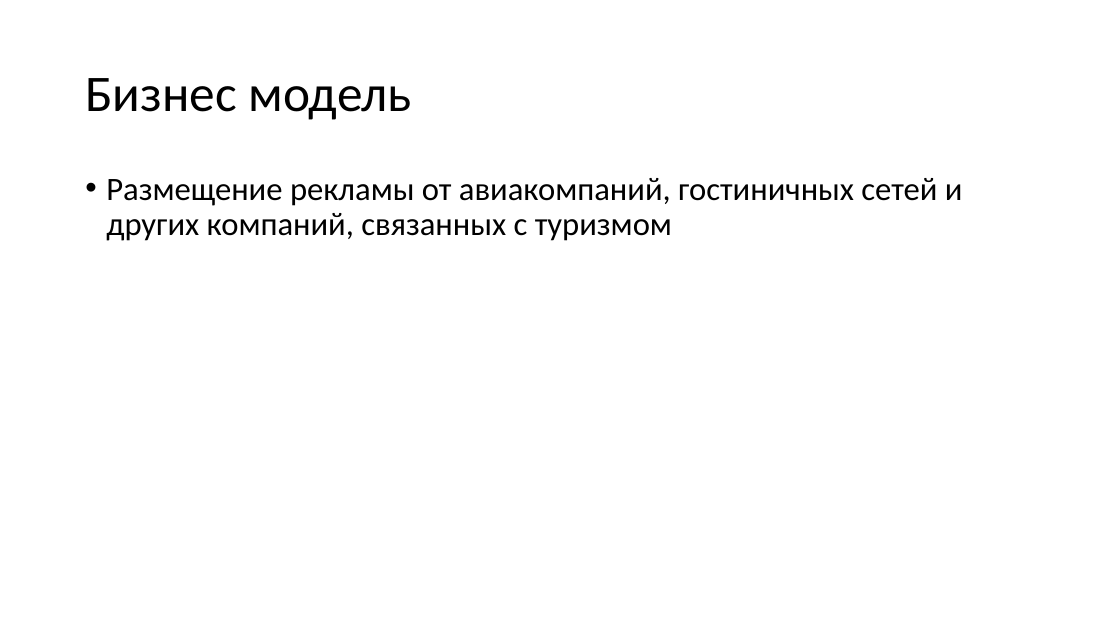
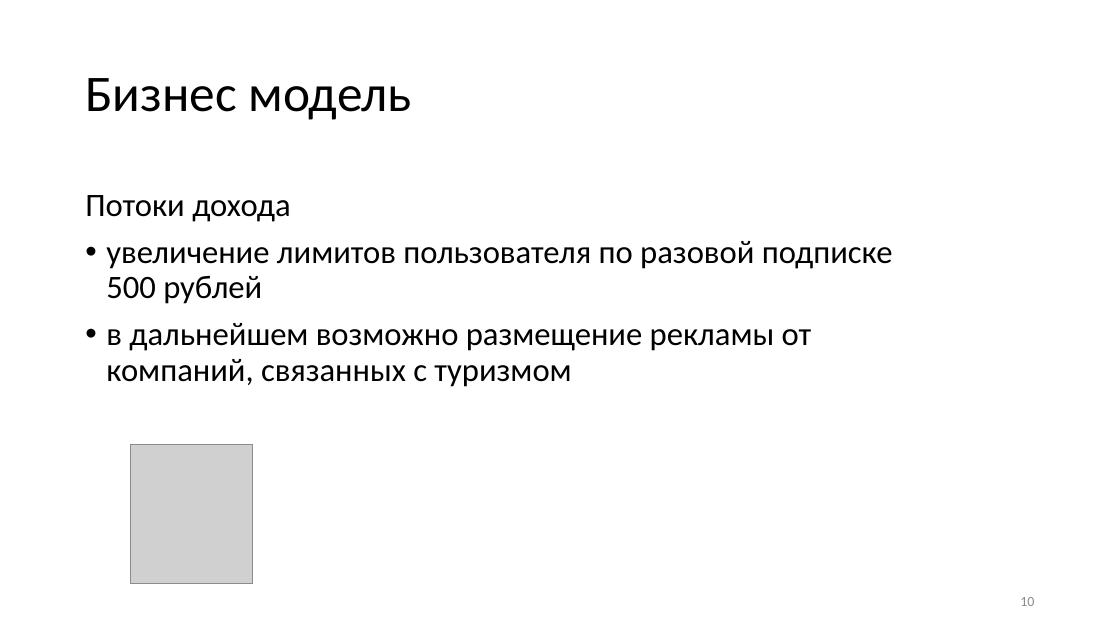
Before and after one commit to egoistique/TravelWithFriends, a slide deck: slide 10 of documentation/Презентация.pptx (slide 11 before the commit). Drawn at 1120x630 pixels with LibreOffice and Linux fonts; fonts in the diff are those of the drawing; grey boxes stand for pictures. Boxes give left, top, right and bottom in pixels: in the first picture for what was removed or moved away, otherwise in the second. Text is boxed around its words. In the diff, an @@ line names an element or a change of style, - is before the commit and + after.

```diff
--- a/documentation/Презентация.pptx
+++ b/documentation/Презентация.pptx
@@ text at [85,195,893,387]: text changed @@
-• Размещение рекламы от авиакомпаний, гостиничных сетей и других компаний, связанных с туризмом
+Потоки дохода
+• увеличение лимитов пользователя по разовой подписке 500 рублей
+• в дальнейшем возможно размещение рекламы от компаний, связанных с туризмом
@@ picture added at [130,444,253,584] @@
@@ page number added at [1020,597,1034,606], 12 pt, text #8C8C8C @@
+10
```
Also in this commit, not shown: 7 other slides changed, 4 slides added, 5 slides removed, 1 other file.
